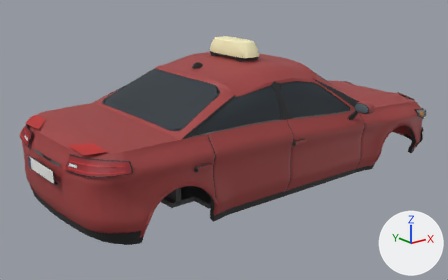
Before and after pictures for a commit that changed the glTF model public/taxi-street.glb.
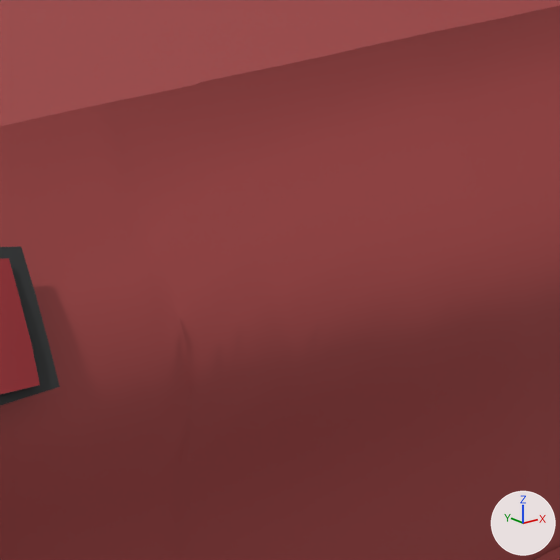
The first picture shows the older version from a camera (50 mm lens) standing at (-4.26, -4.91, 2.59) and looking at (-0.27, 0.08, 0.6). The close-ups show the older and then the newer version on the part from 29% to 39% of the width and 50% to 67% of the height of that picture. Only the edits that show in the close-ups are written down. The axes (+X, +Y, +Z) are drawn at lower right. The lights are the same throughout. Where no turn or scale is listed for an object, it has been applied to the vertices. Vertices at exactly the same position are counted once.

In view in the first close-up: 'taxi', 'taxi_street_trim'.
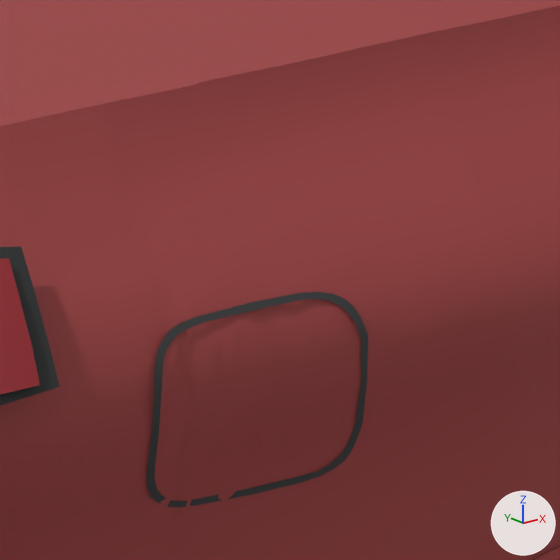
The change, as a list of edits to the scene's bpy script:
```text
Change me_taxi:
    used by ob_taxi; location = (0.0, 0.0, 0.0)
    remove me_taxi.from_pydata(...)  # 7326 vertices, 13430 faces; spans x -2.29..2.3, y -0.94..0.94, z 0.22..1.68
    add me_taxi.from_pydata(...)  # 7474 vertices, 13614 faces; spans x -2.29..2.3, y -0.94..0.94, z 0.22..1.68
    me_taxi part 1: a new loose piece of 64 vertices spanning x -1.88..-1.72, y -0.9..-0.87, z 0.77..0.92, in mat_panelgap (dark grey #353738)
    other edits to the shape of me_taxi do not show in these pictures
    add me_taxi.materials.append(mat_rubstrip)  # black #242728
    add me_taxi.materials.append(mat_panelgap)  # dark grey #353738
    add me_taxi.materials.append(mat_indicator)  # orange #cd8b45
```

Pixel boxes [x1, y1, x2, y2] of what changed, in the close-ups (560 x 560 px):
part 1 of me_taxi, added: after [147, 292, 368, 507]
